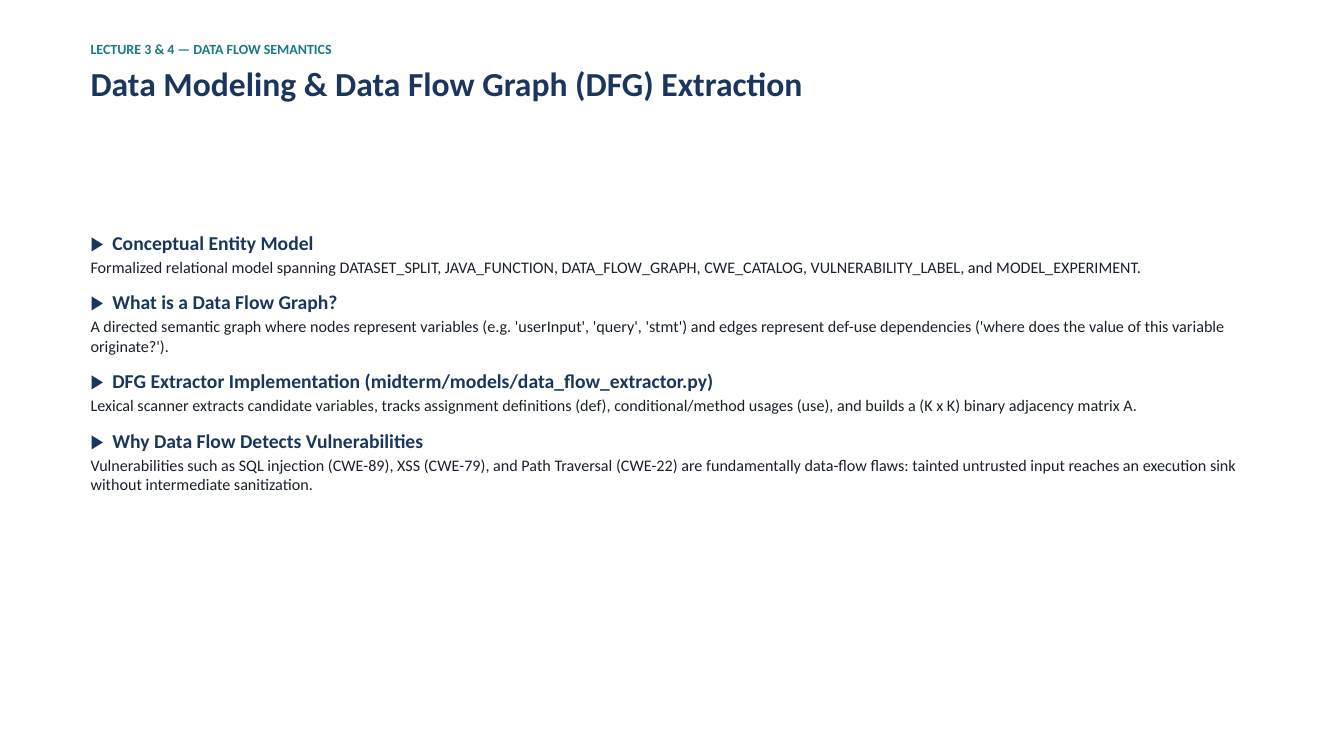
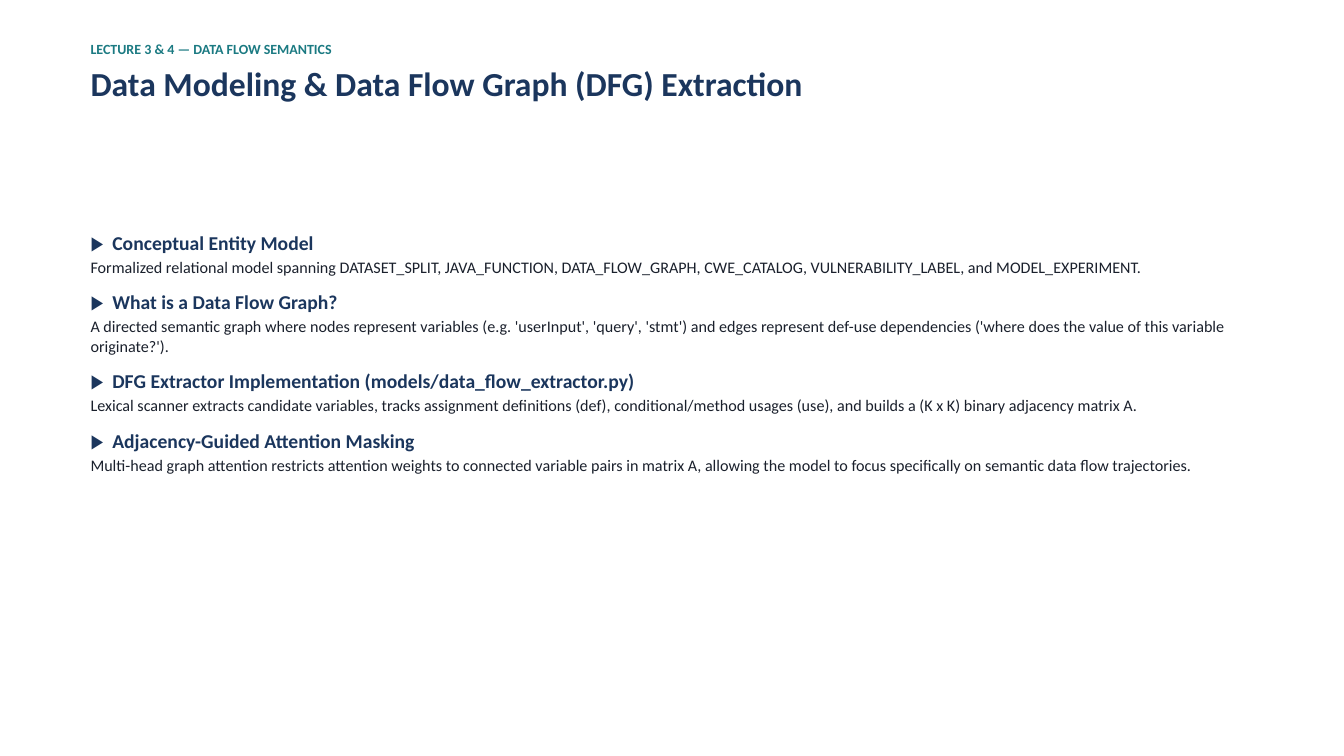
Before and after one commit to Tasik1/kbtu-mood-midterm-team2, a slide deck: slide 6 of docs/Midterm_Presentation_Team2.pptx. Drawn at 1344x756 pixels with LibreOffice and Linux fonts; fonts in the diff are those of the drawing. Boxes give left, top, right and bottom in pixels: in the first picture for what was removed or moved away, otherwise in the second. Text is boxed around its words. In the diff, an @@ line names an element or a change of style, - is before the commit and + after.

```diff
--- a/docs/Midterm_Presentation_Team2.pptx
+++ b/docs/Midterm_Presentation_Team2.pptx
@@ text at [112,373,634,391]: text changed @@
-▶ DFG Extractor Implementation (midterm/models/data_flow_extractor.py)
+▶ DFG Extractor Implementation (models/data_flow_extractor.py)
@@ text at [91,434,1191,474]: text changed @@
-▶ Why Data Flow Detects Vulnerabilities
-Vulnerabilities such as SQL injection (CWE-89), XSS (CWE-79), and Path Traversal (CWE-22) are fundamentally data-flow flaws: tainted untrusted input reaches an execution sink without intermediate sanitization.
+▶ Adjacency-Guided Attention Masking
+Multi-head graph attention restricts attention weights to connected variable pairs in matrix A, allowing the model to focus specifically on semantic data flow trajectories.
```
Also in this commit, not shown: 6 other slides changed, 1 slide added, 1 slide removed, 24 other files.
